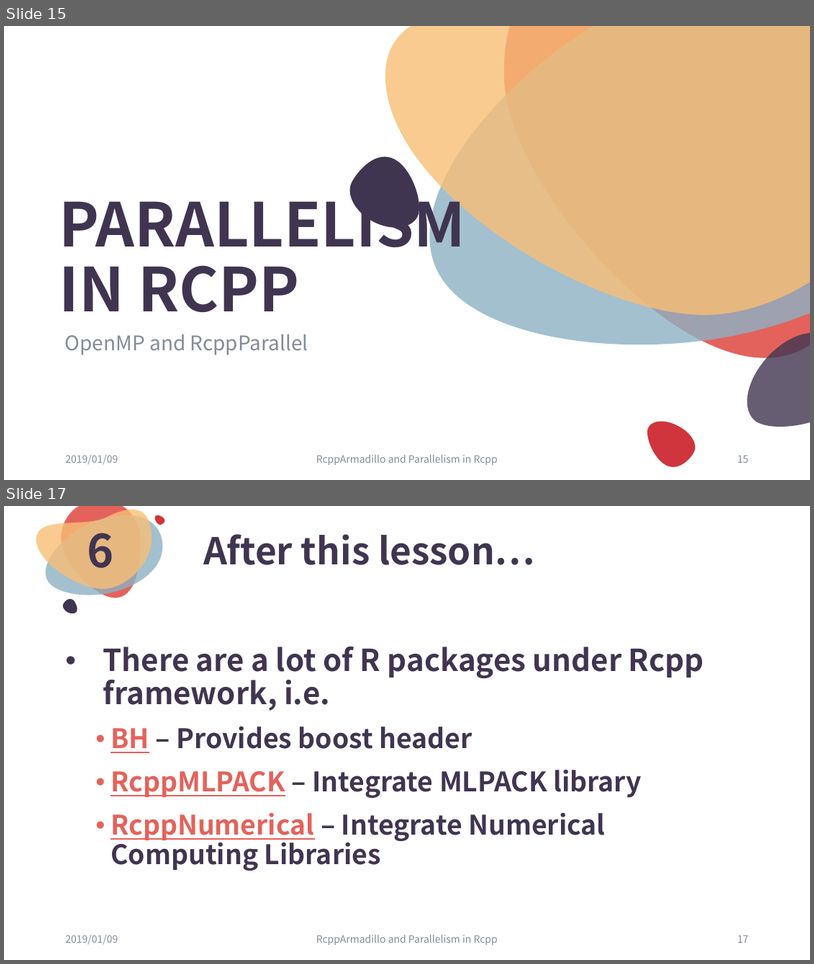
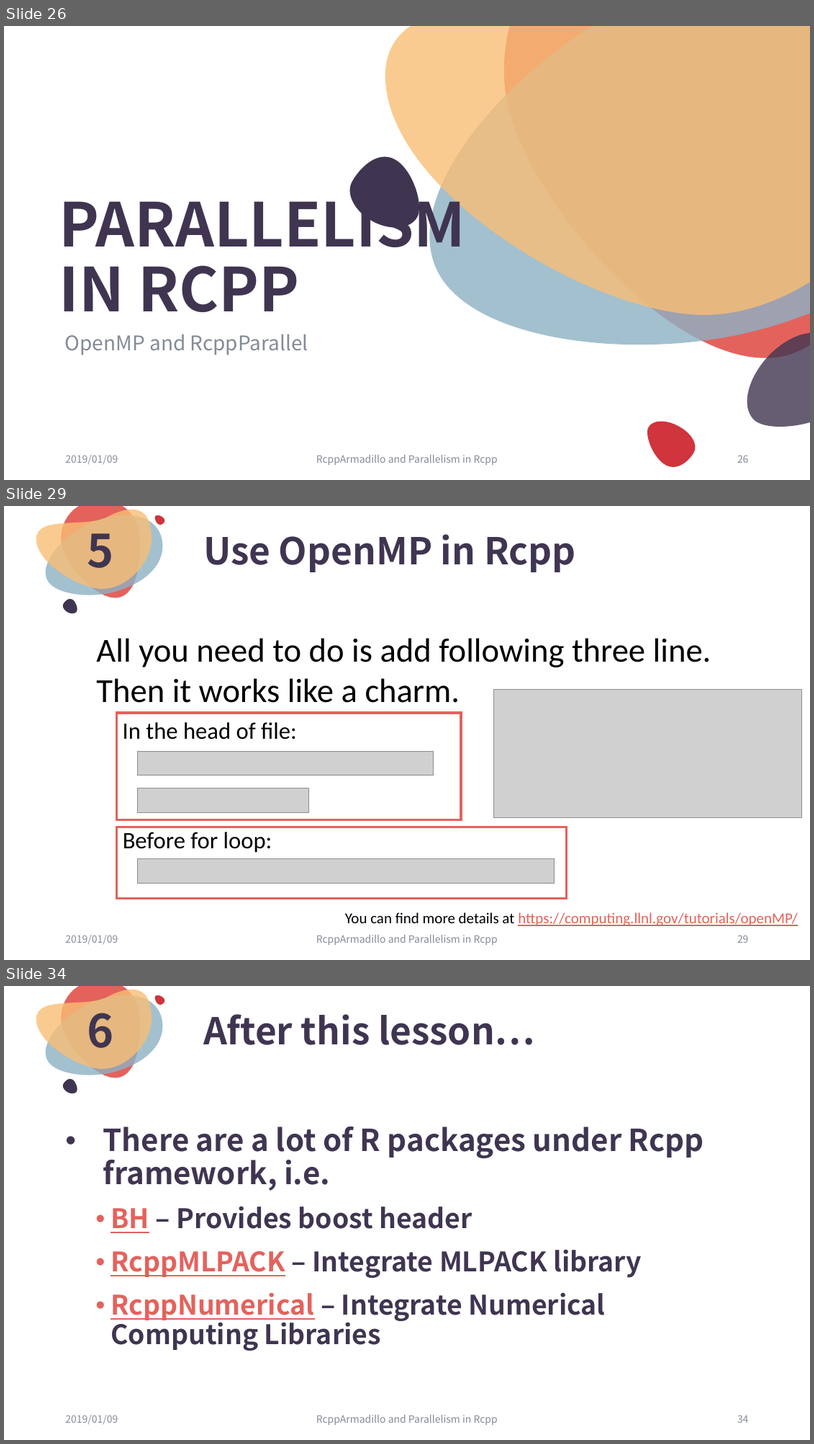
Before and after one commit to ChingChuan-Chen/Rcpp_RcppArmadillo_tutorial, a slide deck: leture_powerpoint_0109.pptx. Shown one above the other, each under a label of ours: slides 15 and 17 before the commit, slides 26, 29 and 34 after it; the slides between them are not shown. The pictures are 814x964 and 814x1444 pixels, drawn with LibreOffice and Linux fonts; fonts in the diff are those of the drawing; grey boxes stand for pictures. Boxes give left, top, right and bottom in pixels: in the first picture for what was removed or moved away, otherwise in the second. Text is boxed around its words. In the diff, an @@ line names an element or a change of style, - is before the commit and + after.

```diff
--- a/leture_powerpoint_0109.pptx
+++ b/leture_powerpoint_0109.pptx
@@ slide 29 added at bbox=[4, 506, 810, 960], background #FFFFFF; not listed: 5 template elements that a slide beside it also shows @@
@@ text added at bbox=[88, 521, 114, 568], 54 pt, text #403551, bold @@
+5
@@ title added at bbox=[203, 534, 576, 572], 44 pt, text #403551, bold @@
+Use OpenMP in Rcpp
@@ text added at bbox=[96, 638, 712, 703], 40 pt, text #000000 @@
+All you need to do is add following three line.
+Then it works like a charm.
@@ picture added at bbox=[494, 690, 802, 818] @@
@@ rectangle added at bbox=[116, 713, 461, 820], outline #E4625C 3 pt @@
@@ text added at bbox=[123, 722, 297, 739], 28 pt, text #000000 @@
+In the head of file:
@@ picture added at bbox=[138, 751, 434, 775] @@
@@ picture added at bbox=[138, 788, 309, 812] @@
@@ rectangle added at bbox=[116, 826, 566, 898], outline #E4625C 3 pt @@
@@ text added at bbox=[123, 831, 273, 852], 28 pt, text #000000 @@
+Before for loop:
@@ picture added at bbox=[138, 859, 555, 883] @@
@@ text added at bbox=[345, 912, 798, 926], 18 pt, text #E4625C, underline @@
+You can find more details at https://computing.llnl.gov/tutorials/openMP/
@@ text added at bbox=[65, 934, 118, 944], 12 pt, text #848B98 @@
+2019/01/09
@@ text added at bbox=[316, 934, 498, 944], 12 pt, text #848B98 @@
+RcppArmadillo and Parallelism in Rcpp
@@ page number added at bbox=[738, 934, 749, 942], 12 pt, text #848B98 @@
+29
@@ what was slide 15 is now slide 26 @@
@@ page number at bbox=[738, 454, 749, 462]: text changed @@
-15
+26
@@ what was slide 17 is now slide 34 @@
@@ page number at bbox=[738, 1414, 749, 1422]: text changed @@
-17
+34
```
Also in this commit, not shown: 4 slides changed, 16 other slides added, 7 other files.
